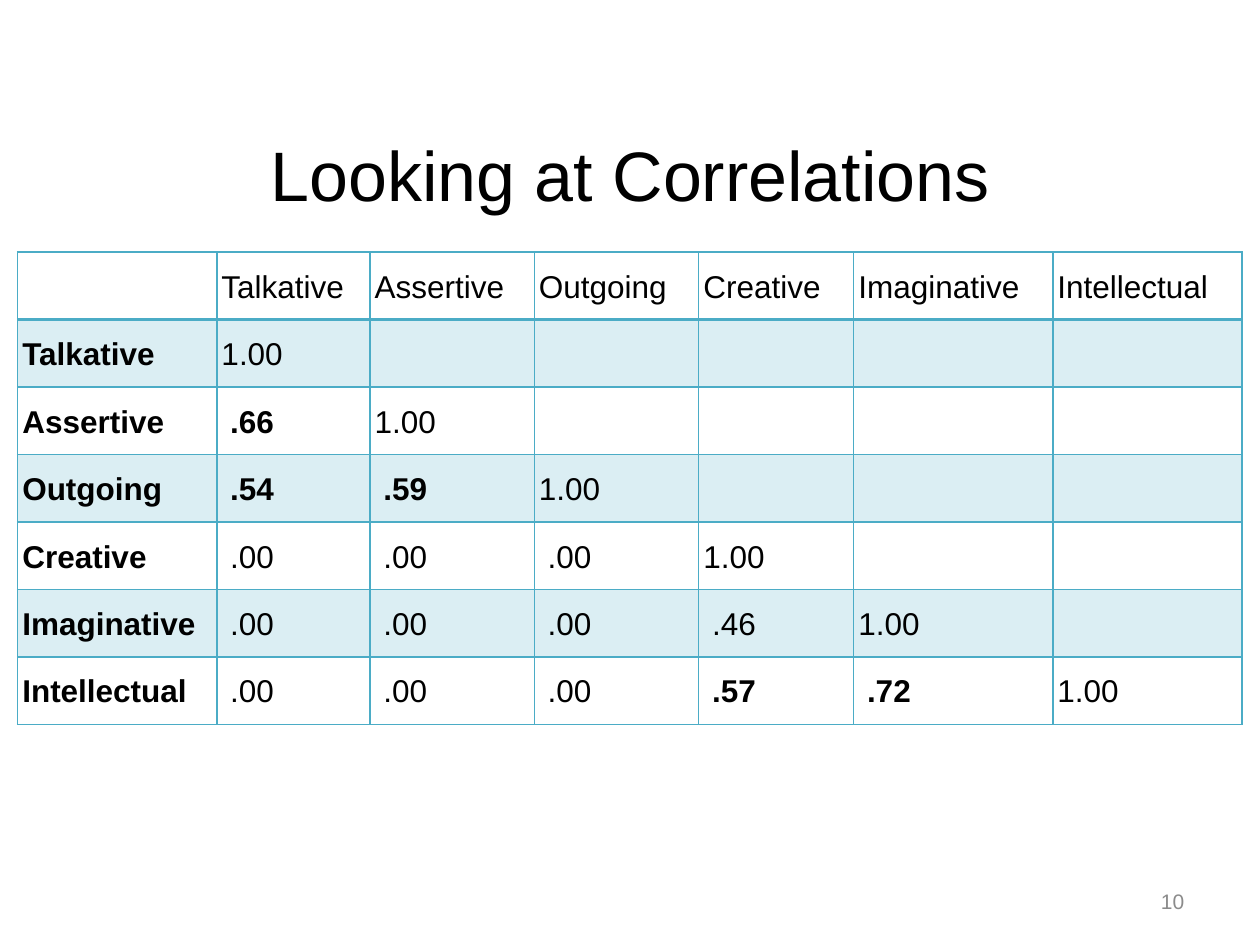
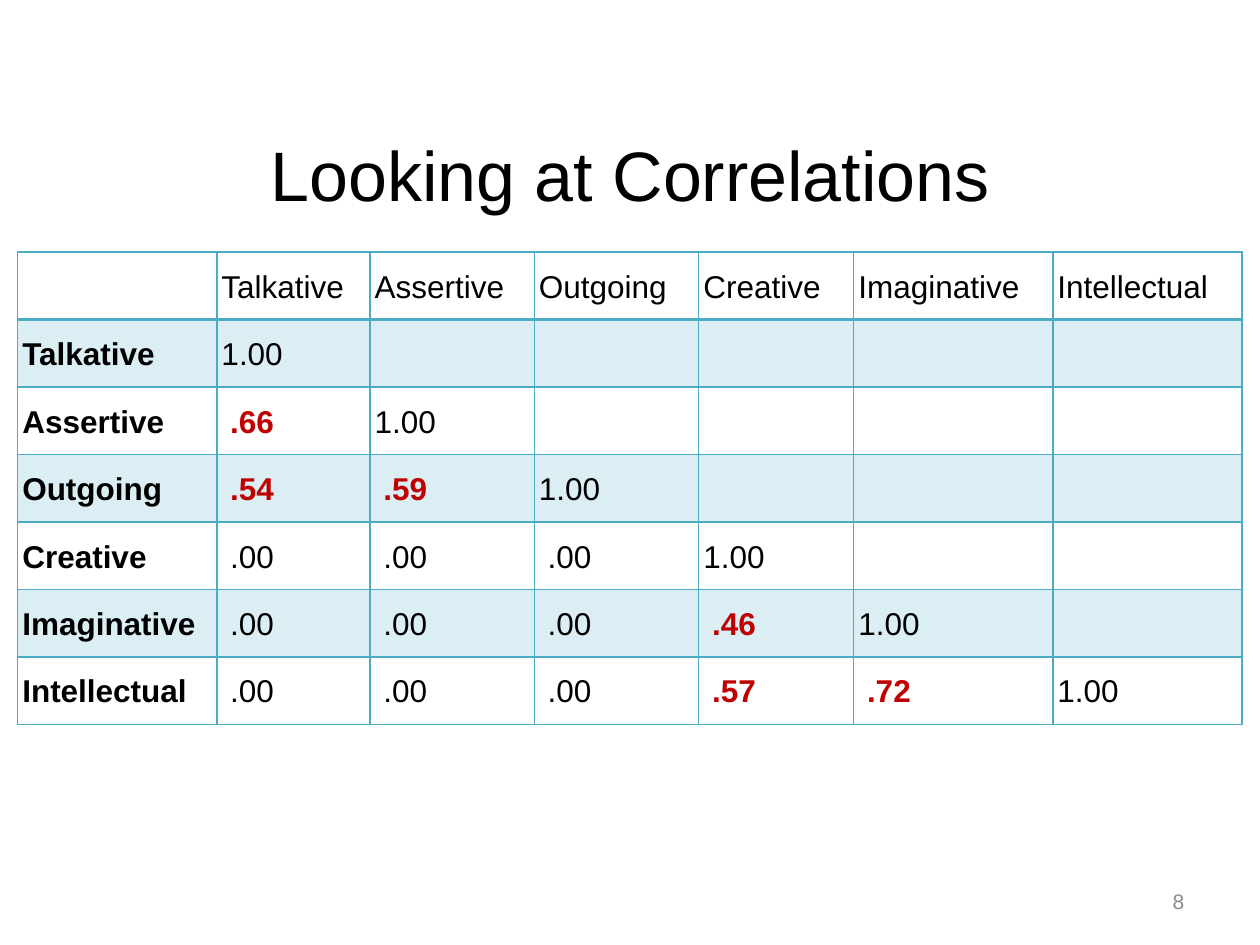
Before and after one commit to npm27/Teaching-Materials, a slide deck: slide 8 of Tests and Eval/Fall 25/Slides/12 Chapter 4 Part 2.pptx (slide 10 before the commit). Drawn at 1260x945 pixels with LibreOffice and Linux fonts; fonts in the diff are those of the drawing. Boxes give left, top, right and bottom in pixels: in the first picture for what was removed or moved away, otherwise in the second. Text is boxed around its words. In the diff, an @@ line names an element or a change of style, - is before the commit and + after.

```diff
--- a/Tests and Eval/Fall 25/Slides/12 Chapter 4 Part 2.pptx
+++ b/Tests and Eval/Fall 25/Slides/12 Chapter 4 Part 2.pptx
@@ table at bbox=[18, 252, 1241, 724] @@
@@ text colour #000000 to #C00000 in ".66", ".54", ".59", ".46" and 2 more places @@
@@ bold on in ".46" @@
@@ page number at bbox=[1173, 894, 1185, 909]: text changed @@
-10
+8
```
Also in this commit, not shown: 13 other slides changed, 8 slides removed.
